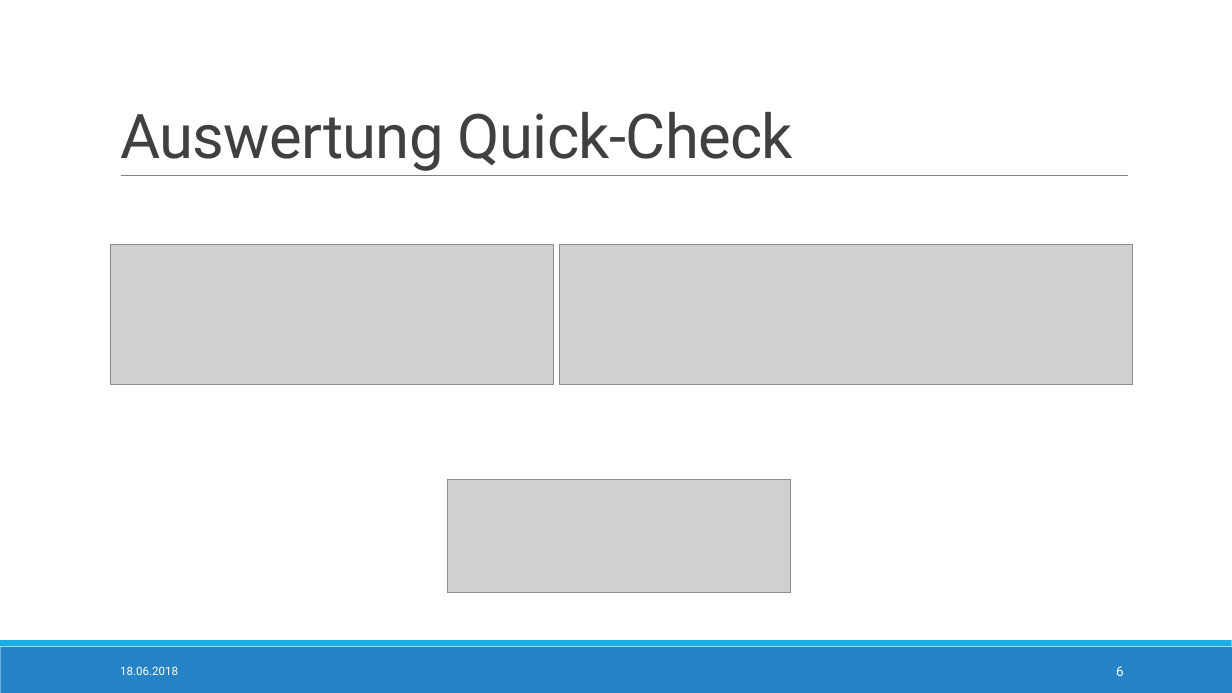
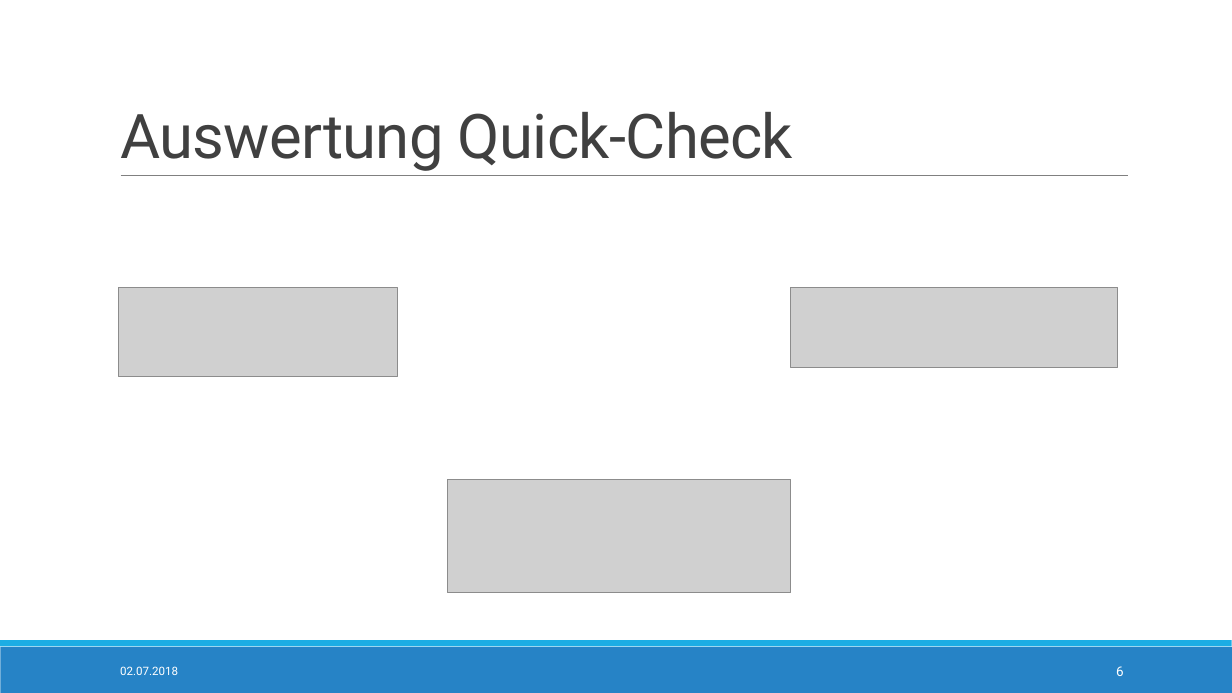
Before and after one commit to StTraeger/sqs-car-webservice, a slide deck: slide 6 of LoadTesting.pptx. Drawn at 1232x693 pixels with LibreOffice and Linux fonts; fonts in the diff are those of the drawing; grey boxes stand for pictures. Boxes give left, top, right and bottom in pixels: in the first picture for what was removed or moved away, otherwise in the second. Text is boxed around its words. In the diff, an @@ line names an element or a change of style, - is before the commit and + after.

```diff
--- a/LoadTesting.pptx
+++ b/LoadTesting.pptx
@@ picture: place and size @@
-picture at box(111, 244, 554, 384)
+picture at box(118, 288, 397, 377)
@@ picture: place and size @@
-picture at box(559, 244, 1133, 384)
+picture at box(791, 287, 1118, 368)
@@ text at box(120, 666, 178, 675): text changed @@
-18.06.2018
+02.07.2018
```
Also in this commit, not shown: 9 other slides changed, 1 slide removed.
